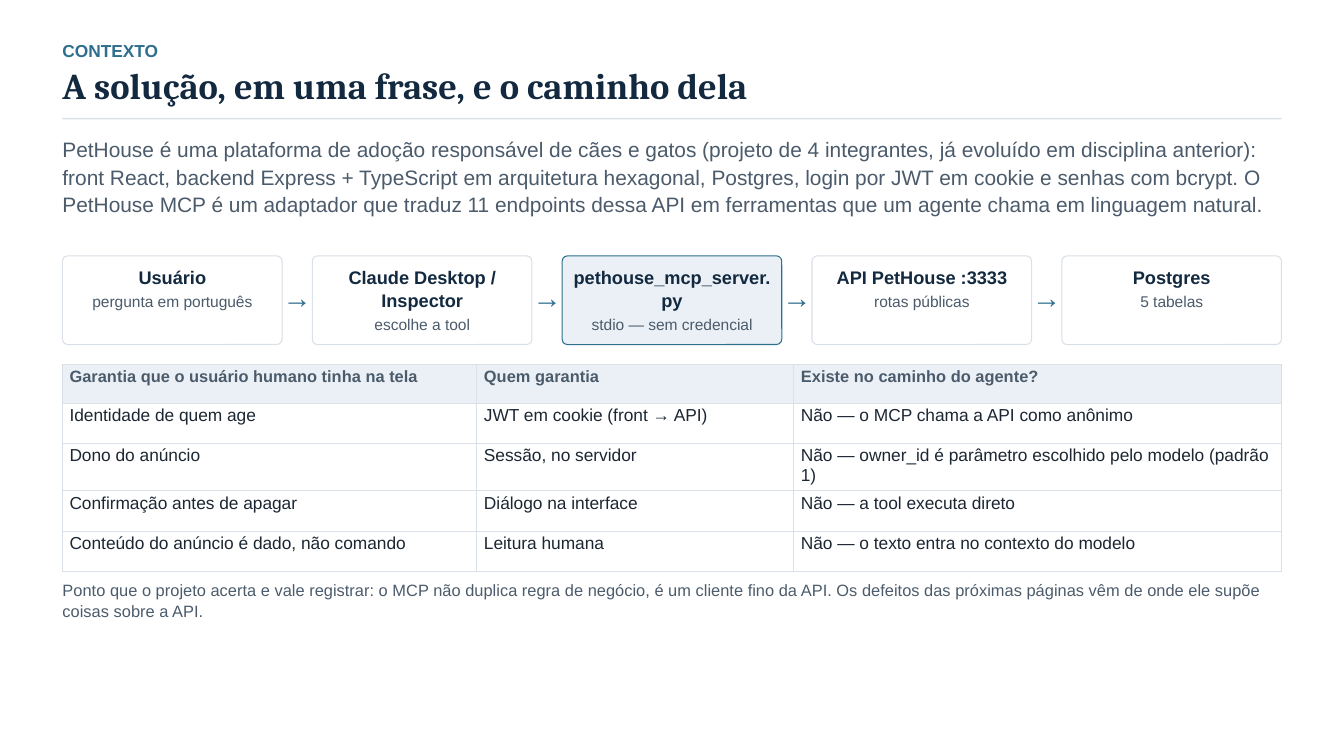
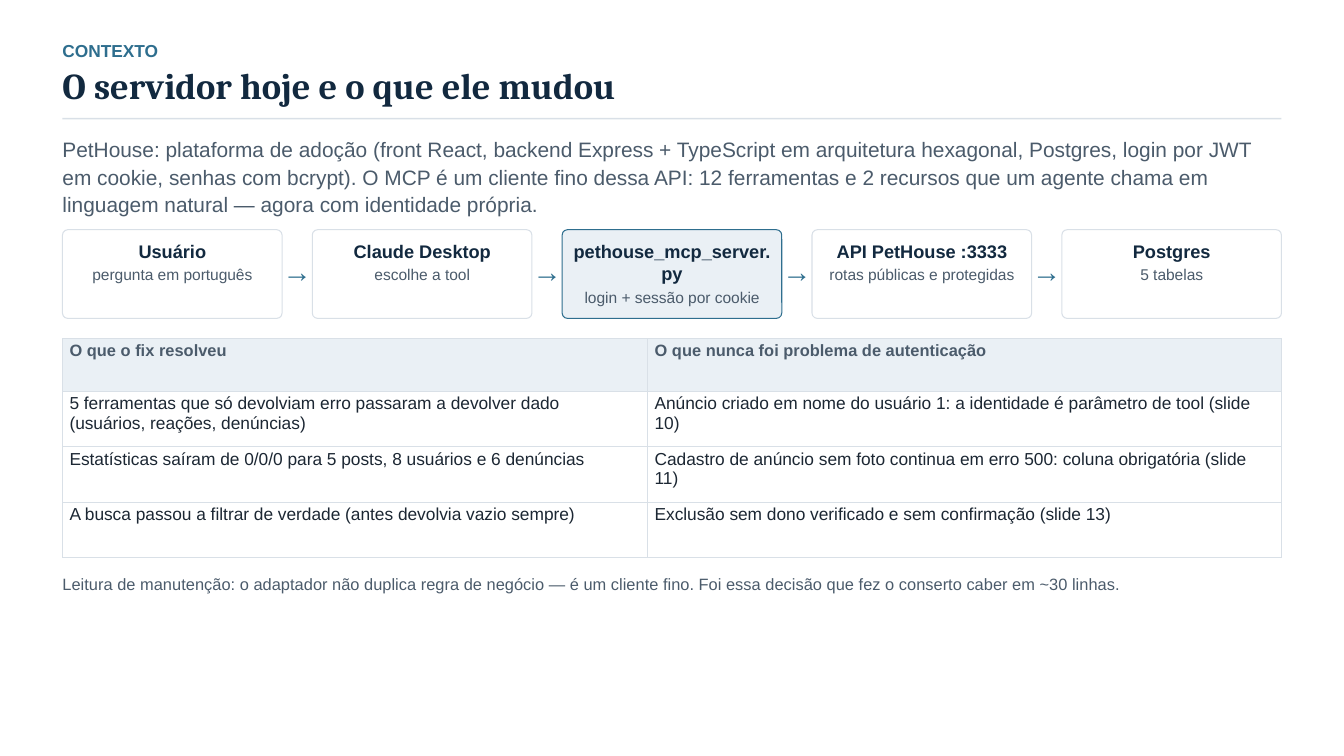
Before and after one commit to edu-correia/project-mcp-pet-adoption, a slide deck: slide 3 of docs/apresentacao-analise-pethouse-mcp.pptx. Drawn at 1344x756 pixels with LibreOffice and Linux fonts; fonts in the diff are those of the drawing. Boxes give left, top, right and bottom in pixels: in the first picture for what was removed or moved away, otherwise in the second. Text is boxed around its words. In the diff, an @@ line names an element or a change of style, - is before the commit and + after.

Commit message:
docs: reapresenta a analise a partir da versao com o fix (autenticacao + contrato)
- deck refeito (16 slides): o que a versao atual entrega, como foi validada e os
  insucessos que continuam (identidade por parametro, contrato da API, operacao)
- seguranca ganha peso: o fix destravou o acesso e expos 7 hashes de senha em 7
  usuarios; acao destrutiva segue sem dono e sem confirmacao
- roteiro de falas refeito para 4 pessoas sobre os 16 slides
- demo-video.md: referencias atualizadas (video e da versao anterior)

```diff
--- a/docs/apresentacao-analise-pethouse-mcp.pptx
+++ b/docs/apresentacao-analise-pethouse-mcp.pptx
@@ text at [62, 73, 616, 107]: text changed @@
-A solução, em uma frase, e o caminho dela
+O servidor hoje e o que ele mudou
@@ text at [62, 142, 1252, 216]: text changed @@
-PetHouse é uma plataforma de adoção responsável de cães e gatos (projeto de 4 integrantes, já evoluído em disciplina anterior): front React, backend Express + TypeScript em arquitetura hexagonal, Postgres, login por JWT em cookie e senhas com bcrypt. O PetHouse MCP é um adaptador que traduz 11 endpoints dessa API em ferramentas que um agente chama em linguagem natural.
+PetHouse: plataforma de adoção (front React, backend Express + TypeScript em arquitetura hexagonal, Postgres, login por JWT em cookie, senhas com bcrypt). O MCP é um cliente fino dessa API: 12 ferramentas e 2 recursos que um agente chama em linguagem natural — agora com identidade própria.
@@ 9 texts, 5 rounded rectangles: place and size @@
-9 texts, 5 rounded rectangles at [63, 256, 1281, 345]
+9 texts, 5 rounded rectangles at [63, 230, 1281, 319]
@@ text at [354, 244, 491, 262]: text changed @@
-Claude Desktop / Inspector
+Claude Desktop
@@ text at [829, 268, 1014, 284]: text changed @@
-rotas públicas
+rotas públicas e protegidas
@@ text at [585, 291, 760, 306]: text changed @@
-stdio — sem credencial
+login + sessão por cookie
@@ table at [63, 339, 1281, 558] @@
-Garantia que o usuário humano tinha na tela | Quem garantia | Existe no caminho do agente?
-Identidade de quem age | JWT em cookie (front → API) | Não — o MCP chama a API como anônimo
-Dono do anúncio | Sessão, no servidor | Não — owner_id é parâmetro escolhido pelo modelo (padrão 1)
-Confirmação antes de apagar | Diálogo na interface | Não — a tool executa direto
-Conteúdo do anúncio é dado, não comando | Leitura humana | Não — o texto entra no contexto do modelo
+O que o fix resolveu | O que nunca foi problema de autenticação
+5 ferramentas que só devolviam erro passaram a devolver dado (usuários, reações, denúncias) | Anúncio criado em nome do usuário 1: a identidade é parâmetro de tool (slide 10)
+Estatísticas saíram de 0/0/0 para 5 posts, 8 usuários e 6 denúncias | Cadastro de anúncio sem foto continua em erro 500: coluna obrigatória (slide 11)
+A busca passou a filtrar de verdade (antes devolvia vazio sempre) | Exclusão sem dono verificado e sem confirmação (slide 13)
@@ table: place and size @@
-table at [63, 365, 1281, 565]
+table at [63, 339, 1281, 558]
@@ text at [62, 578, 1119, 593]: text changed @@
-Ponto que o projeto acerta e vale registrar: o MCP não duplica regra de negócio, é um cliente fino da API. Os defeitos das próximas páginas vêm de onde ele supõe coisas sobre a API.
+Leitura de manutenção: o adaptador não duplica regra de negócio — é um cliente fino. Foi essa decisão que fez o conserto caber em ~30 linhas.
```
Also in this commit, not shown: 6 other slides changed, 9 slides added, 9 slides removed, 4 other files.
